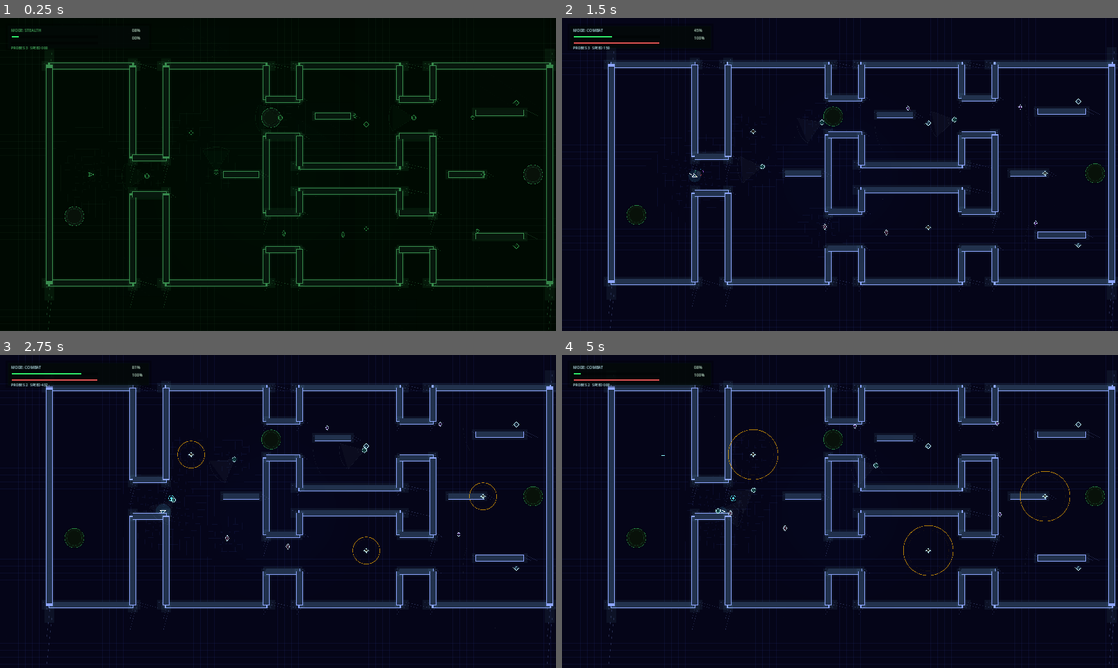
Above: before the commit, frames 1-4 (two rows, left to right).
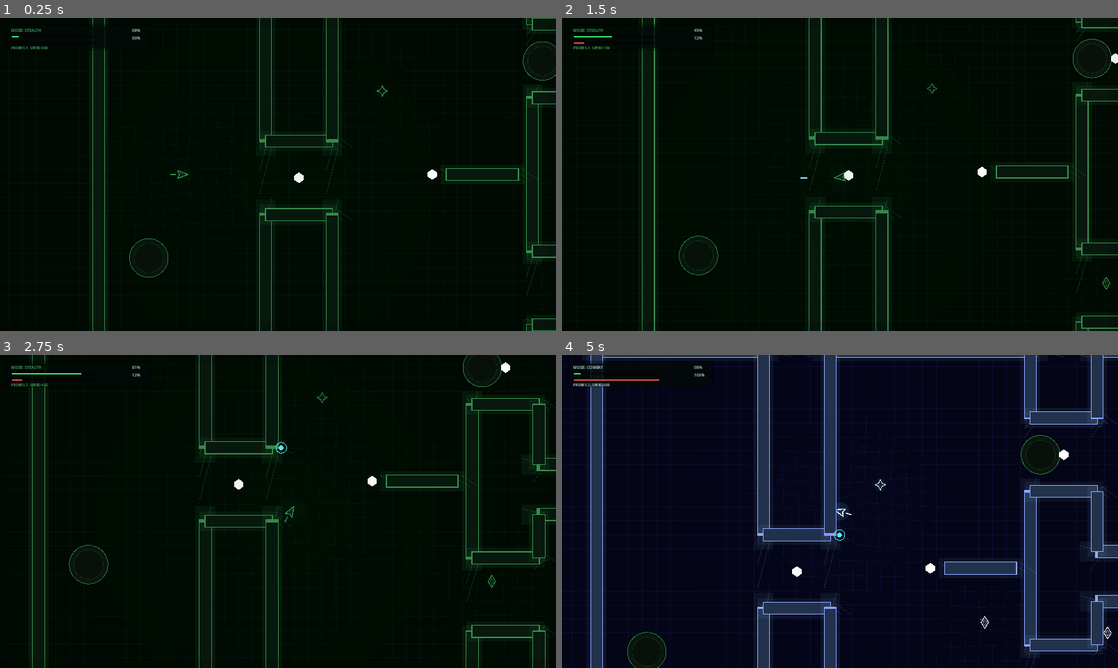
Above: after the commit, the same moments.

Repository: weeksdev/signal_dark
Game: Godot game, scene res://src/world/World.tscn
The game is run twice, just before and just after one commit, with the same random seed, the same clock (stepped at 60 frames per second) and the same inputs.
Inputs (mouse positions are in pixels of both pictures, inside the frame that each line leads up to):
- Up to frame 1 (0.25 s): no input
- Up to frame 2 (1.5 s): move the mouse to (962, 158) at 0.52 s; hold D (move_right) 0.53-1.28 s; hold Space (boost) 0.53-1.28 s; move the mouse to (728, 190) at 1.27 s; hold S (move_down) from 1.28 s (still down); click (728, 190) at 1.35 s
- Up to frame 3 (2.75 s): move the mouse to (333, 442) at 2.02 s; release S (move_down) at 2.03 s; hold D (move_right) from 2.03 s (still down); hold Q (probe) from 2.03 s (still down)
- Up to frame 4 (5 s): move the mouse to (812, 574) at 2.77 s; release D (move_right) at 2.78 s; release Q (probe) at 2.78 s; hold W (move_up) 2.78-3.53 s; tap E (suppress) at 2.85 s; move the mouse to (1006, 558) at 3.52 s; hold Space (boost) 3.53-4.28 s; hold A (move_left) from 3.53 s (still down); move the mouse to (673, 464) at 4.27 s; click (673, 464) at 4.35 s

The runs differ from the first frame. In frame 1, 4.8% of the frame differs, in the area x 7-100%, y 0-100%; in frame 2, 27%; in frame 3, 28%, in the area x 0-100%, y 0-100%; in frame 4, 23%.
Error after the commit: Parse Error: Cannot infer the type of "emission" variable because the value doesn't have a set type. (res://src/enemies/Sweeper.gd:125)

Commit message:
Fix Sweeper detection and increase camera zoom
Detection: Replace broken emission-score formula with clear rules —
in cone + clear LOS + not dark mode = spotted. Dark mode is safe unless
within 30px. Contact range (22px) detects regardless of cone facing.
Previous threshold (0.12) was never reachable at idle emission (0.08).

Camera: Zoom 0.48 → 0.96 so player sees roughly one room at a time.

Co-Authored-By: Claude Sonnet 4.6 <noreply@anthropic.com>

Diff:
--- a/src/enemies/Sweeper.gd
+++ b/src/enemies/Sweeper.gd
@@ -121,15 +121,28 @@
 	var distance: float = to_player.length()
 	if distance > detection_range:
 		return
-	var direction: Vector2 = to_player.normalized()
-	var angle_ok: bool = facing_vector.dot(direction) >= cos(deg_to_rad(cone_angle_degrees * 0.5))
-	if not angle_ok:
-		return
-	var blocked: bool = get_tree().current_scene.is_line_blocked(global_position, player.global_position, [get_rid()])
-	if blocked:
-		return
-	var detection_score: float = player.get_effective_emission() * (1.2 - distance / detection_range)
-	if detection_score >= 0.12 or (player.get_effective_emission() > 0.015 and distance < 26.0):
+
+	var emission := player.get_effective_emission()
+
+	# Contact range — almost touching triggers detection regardless of cone facing
+	if distance < 22.0 and emission > 0.015:
+		detected.emit(self)
+		return
+
+	# Cone angle check
+	if facing_vector.dot(to_player.normalized()) < cos(deg_to_rad(cone_angle_degrees * 0.5)):
+		return
+
+	# Line-of-sight check
+	if get_tree().current_scene.is_line_blocked(global_position, player.global_position, [get_rid()]):
+		return
+
+	# Inside cone with clear LOS:
+	# Normal movement (emission > 0.05) → always detected
+	# Dark mode (emission ≤ 0.05) → only detected if dangerously close
+	if emission > 0.05:
+		detected.emit(self)
+	elif distance < 30.0:
 		detected.emit(self)
 
 
--- a/src/world/World.gd
+++ b/src/world/World.gd
@@ -120,7 +120,7 @@
 	camera.limit_right = int(rect.end.x)
 	camera.limit_bottom = int(rect.end.y)
 	if not OS.has_feature("web") and not OS.has_feature("mobile"):
-		camera.zoom = Vector2(0.48, 0.48)
+		camera.zoom = Vector2(0.96, 0.96)
 		camera.position_smoothing_speed = 9.0
 
 
